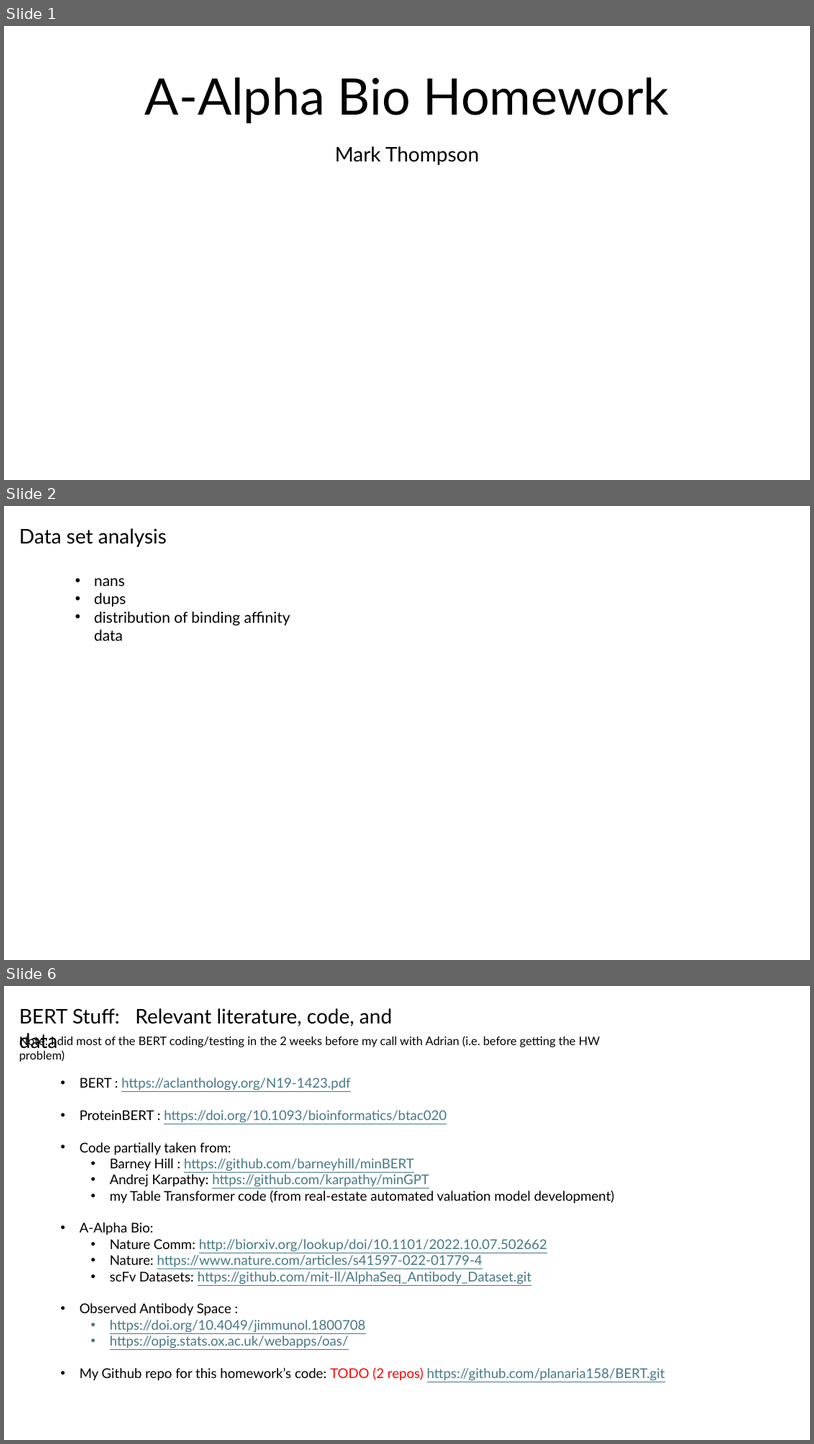
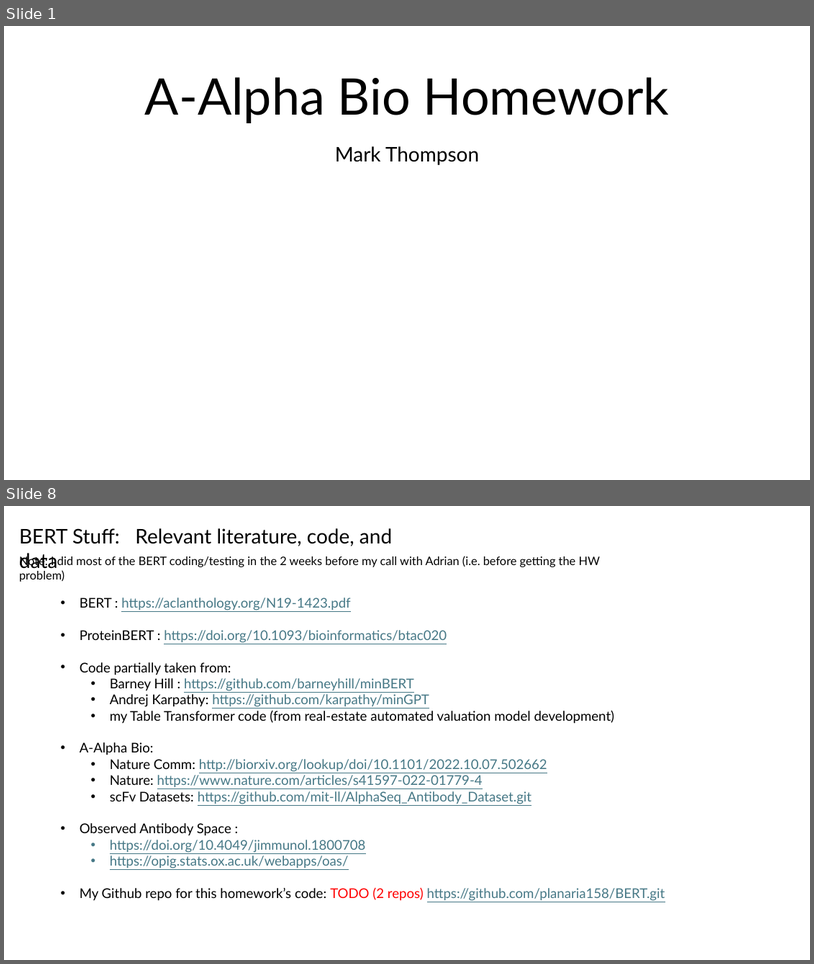
Before and after one commit to planaria158/BERT-antibody-antigen-binding-energy, a slide deck: Homework-aAlphaBio.pptx. Shown one above the other, each under a label of ours: slides 1, 2 and 6 before the commit, slides 1 and 8 after it; the slides between them are not shown. The pictures are 814x1444 and 814x964 pixels, drawn with LibreOffice and Linux fonts; fonts in the diff are those of the drawing. Boxes give left, top, right and bottom in pixels: in the first picture for what was removed or moved away, otherwise in the second. Text is boxed around its words. In the diff, an @@ line names an element or a change of style, - is before the commit and + after.

```diff
--- a/Homework-aAlphaBio.pptx
+++ b/Homework-aAlphaBio.pptx
@@ slide 2 removed at (4,506,810,960), background #FFFFFF @@
@@ text removed at (19,528,167,547) @@
-Data set analysis
@@ text removed at (94,578,291,641) @@
-• nans
-• dups
-• distribution of binding affinity data
@@ what was slide 6 is now slide 8 @@
```
Also in this commit, not shown: 3 slides changed, 4 slides added, 1 other slide removed.
